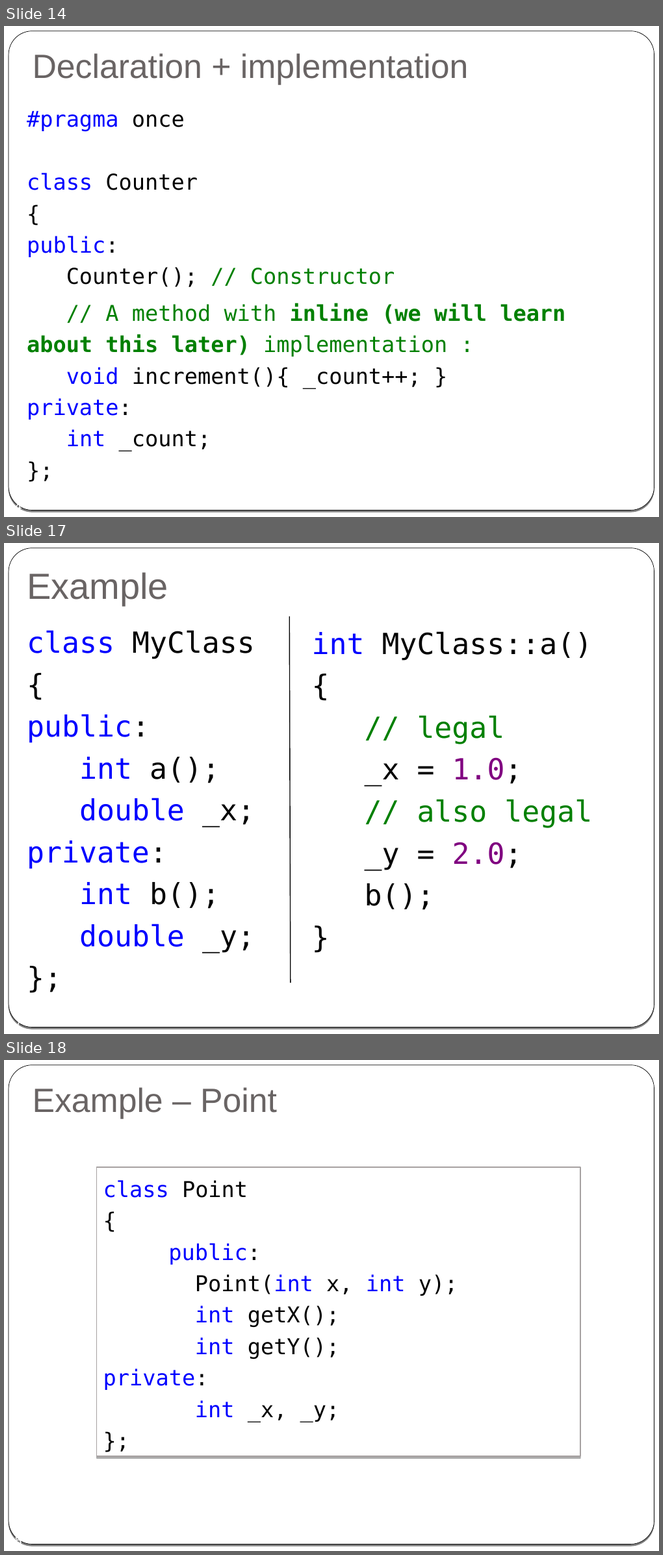
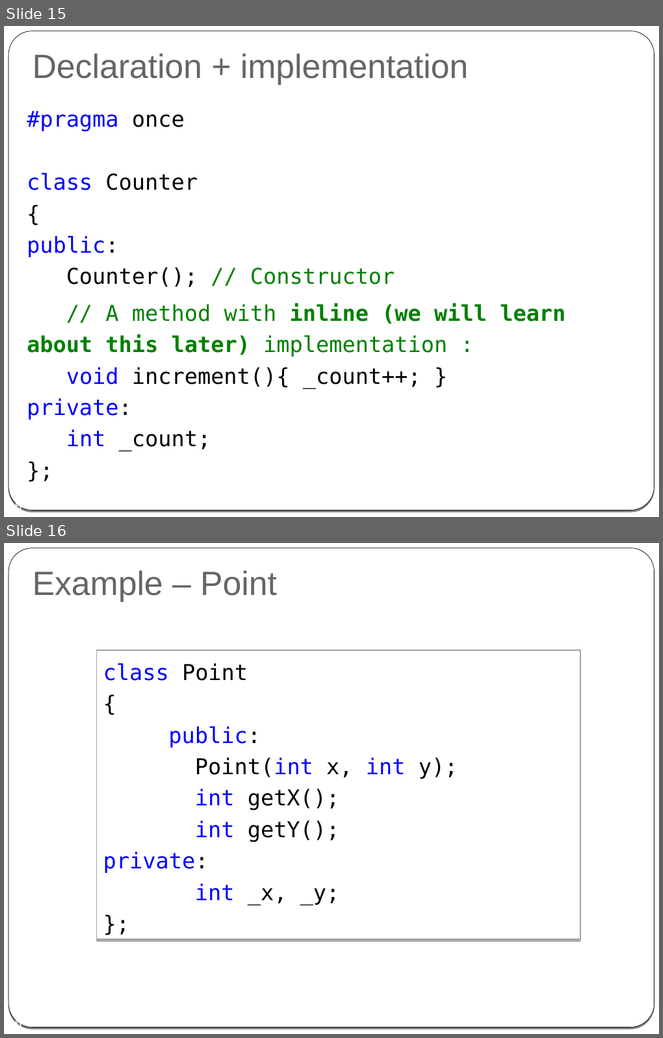
Before and after one commit to cpp-at-ariel/cpp-5778, a slide deck: week02-classes-constructors-destructors/slides.odp. Shown one above the other, each under a label of ours: slides 14, 17 and 18 before the commit, slides 15 and 16 after it; the slides between them are not shown. The pictures are 663x1555 and 663x1038 pixels, drawn with LibreOffice and Linux fonts; fonts in the diff are those of the drawing. Boxes give left, top, right and bottom in pixels: in the first picture for what was removed or moved away, otherwise in the second. Text is boxed around its words. In the diff, an @@ line names an element or a change of style, - is before the commit and + after.

```diff
--- a/week02-classes-constructors-destructors/slides.odp
+++ b/week02-classes-constructors-destructors/slides.odp
@@ slide 17 removed at (x1=4, y1=543, x2=659, y2=1034), background gradient #000000 to #FFFFFF; not listed: 2 template elements that a slide beside it also shows @@
@@ title removed at (x1=27, y1=572, x2=168, y2=605) @@
-Example
@@ line removed from (289, 616) to (290, 983) @@
@@ text removed at (x1=27, y1=630, x2=255, y2=953) @@
-class MyClass
-{
-public:
-int a();
-double _x;
-private:
-int b();
-double _y;
-};
@@ text removed at (x1=312, y1=631, x2=593, y2=910) @@
-int MyClass::a()
-{
-// legal
-_x = 1.0;
-// also legal
-_y = 2.0;
-b();
-}
@@ page number removed at (x1=8, y1=1018, x2=22, y2=1027) @@
-17
@@ what was slide 14 is now slide 15 @@
@@ page number at (x1=8, y1=501, x2=22, y2=510): text changed @@
-14
+15
@@ what was slide 18 is now slide 16 @@
```
Also in this commit, not shown: 5 slides changed, 4 slides added, 10 other slides removed, 3 other files.
